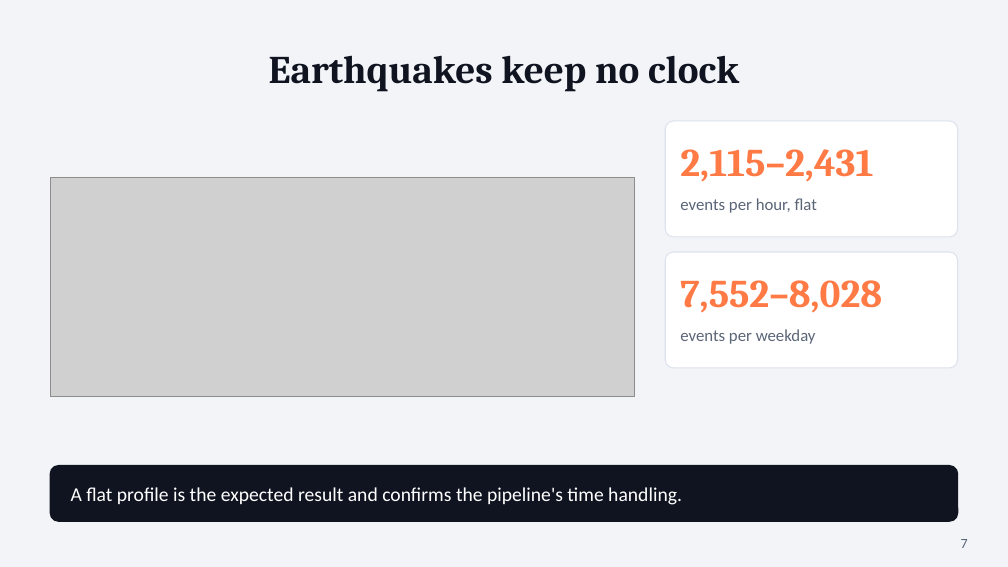
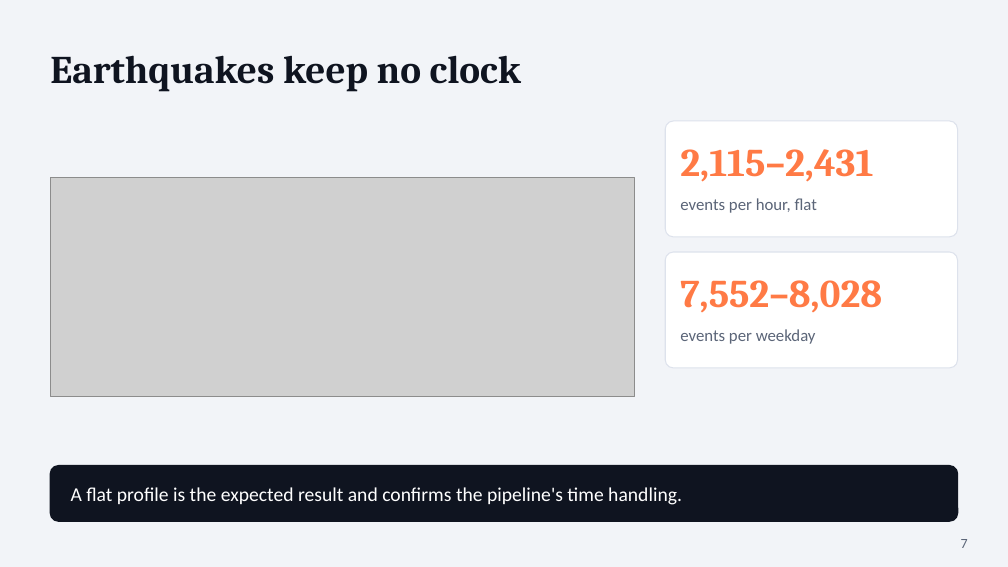
Before and after one commit to vibhor-5/quakewatch-bdm-report, a slide deck: slide 7 of QuakeWatch_Presentation.pptx. Drawn at 1008x567 pixels with LibreOffice and Linux fonts; fonts in the diff are those of the drawing; grey boxes stand for pictures. Boxes give left, top, right and bottom in pixels: in the first picture for what was removed or moved away, otherwise in the second. Text is boxed around its words. In the diff, an @@ line names an element or a change of style, - is before the commit and + after.

```diff
--- a/QuakeWatch_Presentation.pptx
+++ b/QuakeWatch_Presentation.pptx
@@ title "Earthquakes keep no clock" at (x1=50, y1=55, x2=521, y2=92): alignment centre to left @@
```
Also in this commit, not shown: 9 other slides changed, 2 other files.
